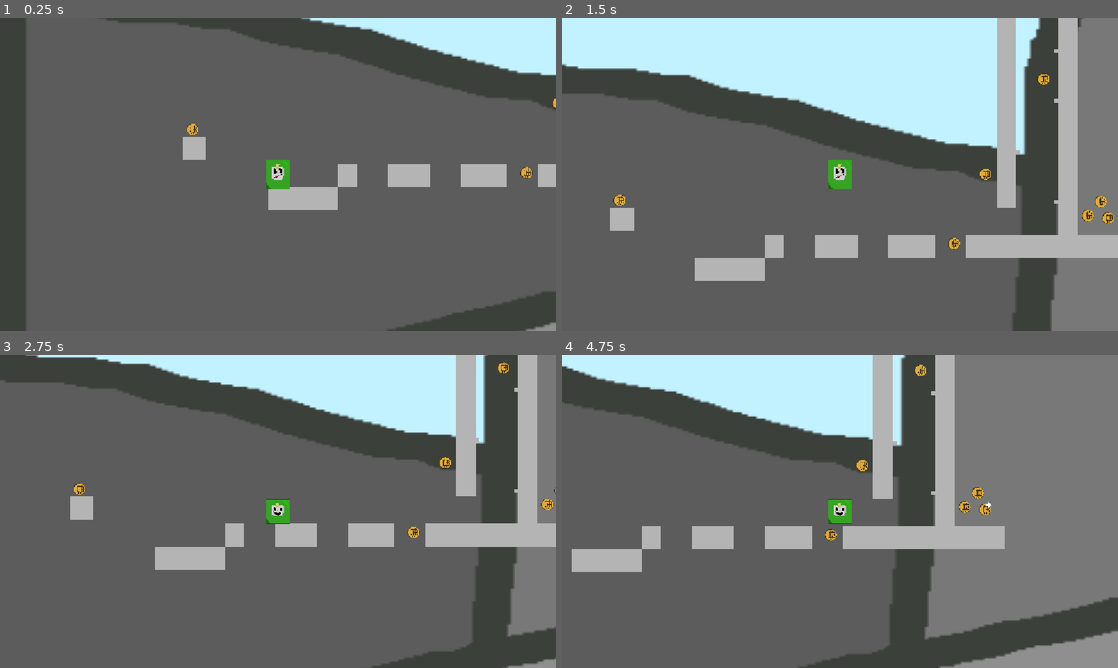
Above: before the commit, frames 1-4 (two rows, left to right).
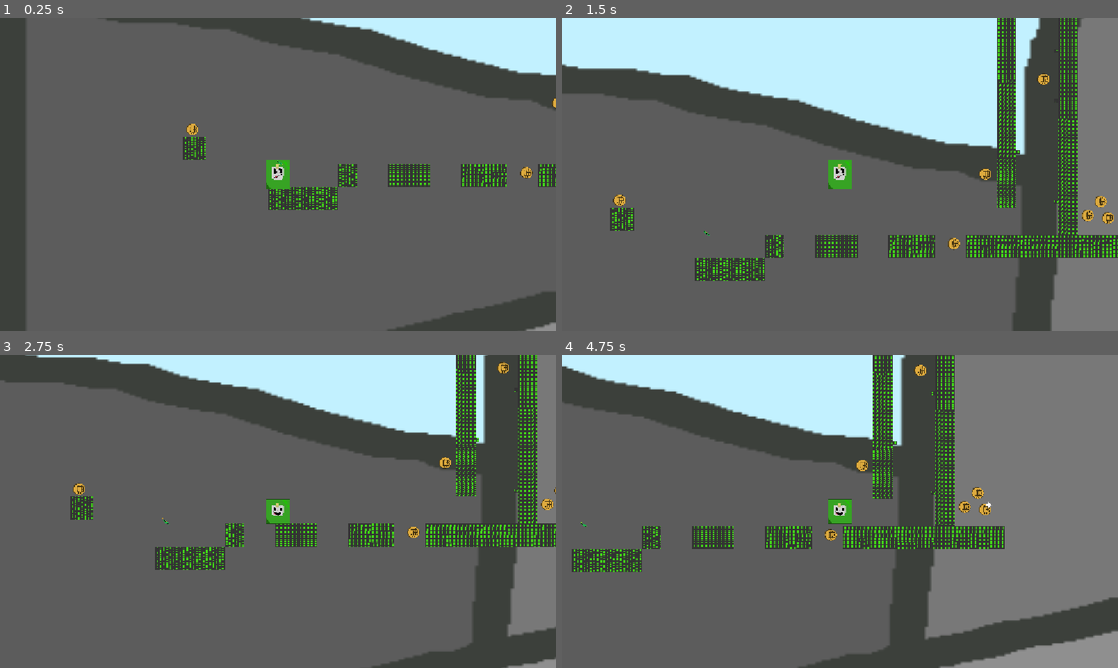
Above: after the commit, the same moments.

Repository: Tdem1/Haven-2026-Bounce-Back-Game-The-game
Game: Godot game, scene res://main.tscn
Same seed, same stepped clock (60 frames per second), same inputs: the game is played once before the commit and once after it.
Inputs:
- Up to frame 1 (0.25 s): no input
- Up to frame 2 (1.5 s): hold Right (right) from 0.53 s (still down); tap Up (up) at 0.77 s
- Up to frame 3 (2.75 s): tap Up (up) at 1.52 s; release Right (right) at 2.03 s; hold A (left) from 2.03 s (still down)
- Up to frame 4 (4.75 s): release A (left) at 2.78 s; hold Right (right) 2.78-4.28 s; tap Up (up) at 3.02, 3.77, 4.52 s; hold A (left) from 4.28 s (still down)

The runs differ from the first frame. In frame 1, 2.9% of the frame differs, in the area x 32-100%, y 38-62%; in frame 2, 9.2%, in the area x 8-100%, y 0-84%; in frame 3, 8.0%; in frame 4, 8.1%.

Commit message:
Added different tile colours

Diff:
--- a/bounce-back-godot/Level_1.tscn
+++ b/bounce-back-godot/Level_1.tscn
@@ -1,13 +1,15 @@
 [gd_scene format=4 uid="uid://dcljvklftc6xq"]
 
-[ext_resource type="Texture2D" uid="uid://br858wtasriv6" path="res://images/stepping-stone.png" id="1_n0r7v"]
+[ext_resource type="Texture2D" uid="uid://xcx0pf8u58wr" path="res://images/carpet.png" id="1_a0j4s"]
+[ext_resource type="Texture2D" uid="uid://dt5jihffen6be" path="res://images/floor.png" id="1_jikk4"]
 [ext_resource type="PackedScene" uid="uid://d2g5r2lv8mcfn" path="res://coin.tscn" id="2_kidjj"]
 [ext_resource type="PackedScene" uid="uid://6nvteqthm4rt" path="res://player.tscn" id="3_65pcf"]
+[ext_resource type="PackedScene" uid="uid://cm0hevwye5so0" path="res://end_portal.tscn" id="4_a0j4s"]
 
 [sub_resource type="PhysicsMaterial" id="PhysicsMaterial_h2yge"]
 
 [sub_resource type="TileSetAtlasSource" id="TileSetAtlasSource_1bvp3"]
-texture = ExtResource("1_n0r7v")
+texture = ExtResource("1_jikk4")
 0:0/0 = 0
 0:0/0/physics_layer_0/polygon_0/points = PackedVector2Array(-8, -8, 8, -8, 8, 8, -8, 8)
 1:0/0 = 0
@@ -81,11 +83,51 @@
 5:5/0 = 0
 5:5/0/physics_layer_0/polygon_0/points = PackedVector2Array(-8, -8, 8, -8, 8, 8, -8, 8)
 
+[sub_resource type="TileSetAtlasSource" id="TileSetAtlasSource_a0j4s"]
+texture = ExtResource("1_a0j4s")
+0:0/0 = 0
+1:0/0 = 0
+2:0/0 = 0
+3:0/0 = 0
+4:0/0 = 0
+5:0/0 = 0
+0:1/0 = 0
+1:1/0 = 0
+2:1/0 = 0
+3:1/0 = 0
+4:1/0 = 0
+5:1/0 = 0
+0:2/0 = 0
+1:2/0 = 0
+2:2/0 = 0
+3:2/0 = 0
+4:2/0 = 0
+5:2/0 = 0
+0:3/0 = 0
+1:3/0 = 0
+2:3/0 = 0
+3:3/0 = 0
+4:3/0 = 0
+5:3/0 = 0
+0:4/0 = 0
+1:4/0 = 0
+2:4/0 = 0
+3:4/0 = 0
+4:4/0 = 0
+5:4/0 = 0
+0:5/0 = 0
+1:5/0 = 0
+2:5/0 = 0
+3:5/0 = 0
+4:5/0 = 0
+5:5/0 = 0
+
 [sub_resource type="TileSet" id="TileSet_bi4ei"]
 physics_layer_0/collision_layer = 1
 physics_layer_0/collision_mask = 129
 physics_layer_0/physics_material = SubResource("PhysicsMaterial_h2yge")
 sources/0 = SubResource("TileSetAtlasSource_1bvp3")
+sources/2 = SubResource("TileSetAtlasSource_a0j4s")
 
 [node name="Level_1" type="TileMapLayer" unique_id=1230393947]
 editor_description = "ground"
@@ -127,5 +169,8 @@
 [node name="Coin10" parent="CoinSet" unique_id=796010014 instance=ExtResource("2_kidjj")]
 position = Vector2(1396, -646)
 
+[node name="EndPortal" parent="." unique_id=1999442705 instance=ExtResource("4_a0j4s")]
+
+[connection signal="all_coins" from="Player" to="EndPortal" method="_on_player_all_coins"]
 [connection signal="get_coin" from="CoinSet/Coin" to="Player" method="_on_coin_get_coin"]
 [connection signal="get_coin" from="CoinSet/Coin2" to="Player" method="_on_coin_get_coin"]
--- /dev/null
+++ b/bounce-back-godot/end_portal.tscn
@@ -0,0 +1,41 @@
+[gd_scene format=3 uid="uid://cm0hevwye5so0"]
+
+[ext_resource type="Texture2D" uid="uid://p0p7pxoq7njw" path="res://images/RAM - very valuable.png" id="1_avcte"]
+
+[sub_resource type="GDScript" id="GDScript_eae6q"]
+resource_name = "EndPortalScript"
+script/source = "extends Area2D
+
+
+# Called when the node enters the scene tree for the first time.
+func _ready() -> void:
+	pass # Replace with function body.
+
+
+# Called every frame. 'delta' is the elapsed time since the previous frame.
+func _process(delta: float) -> void:
+	pass
+
+
+func _on_player_all_coins() -> void:
+	pass # Replace with function body.
+"
+
+[sub_resource type="RectangleShape2D" id="RectangleShape2D_eae6q"]
+size = Vector2(31.644888, 8.485282)
+
+[node name="EndPortal" type="Area2D" unique_id=1142453244]
+collision_layer = 0
+script = SubResource("GDScript_eae6q")
+
+[node name="Sprite2D" type="Sprite2D" parent="." unique_id=472706668]
+scale = Vector2(0.6, 0.6)
+texture = ExtResource("1_avcte")
+
+[node name="CollisionShape2D" type="CollisionShape2D" parent="." unique_id=605632141]
+position = Vector2(-0.6471689, -4.54304)
+rotation = 0.6981317
+scale = Vector2(0.9999998, 0.9999998)
+shape = SubResource("RectangleShape2D_eae6q")
+
+[connection signal="body_entered" from="." to="." method="_on_body_entered"]
--- a/bounce-back-godot/player.gd
+++ b/bounce-back-godot/player.gd
@@ -4,7 +4,8 @@
 const SPEED = 600.0
 const JUMP_VELOCITY = -900.0
 var coins=0
-
+var max_coins=10
+signal all_coins
 func _physics_process(delta: float) -> void:
 	# Add the gravity.
 	if not is_on_floor():
@@ -33,3 +34,5 @@
 
 func _on_coin_get_coin():
 	coins+=1
+	if coins==max_coins:
+		emit_signal("all_coins")
Not shown, added: bounce-back-godot/images/AND gate - closed.png.import
Not shown, added: bounce-back-godot/images/AND gate - opening.png.import
Not shown, added: bounce-back-godot/images/AND gate - ready.png.import
Not shown, added: bounce-back-godot/images/AND gate - still opening.png.import
